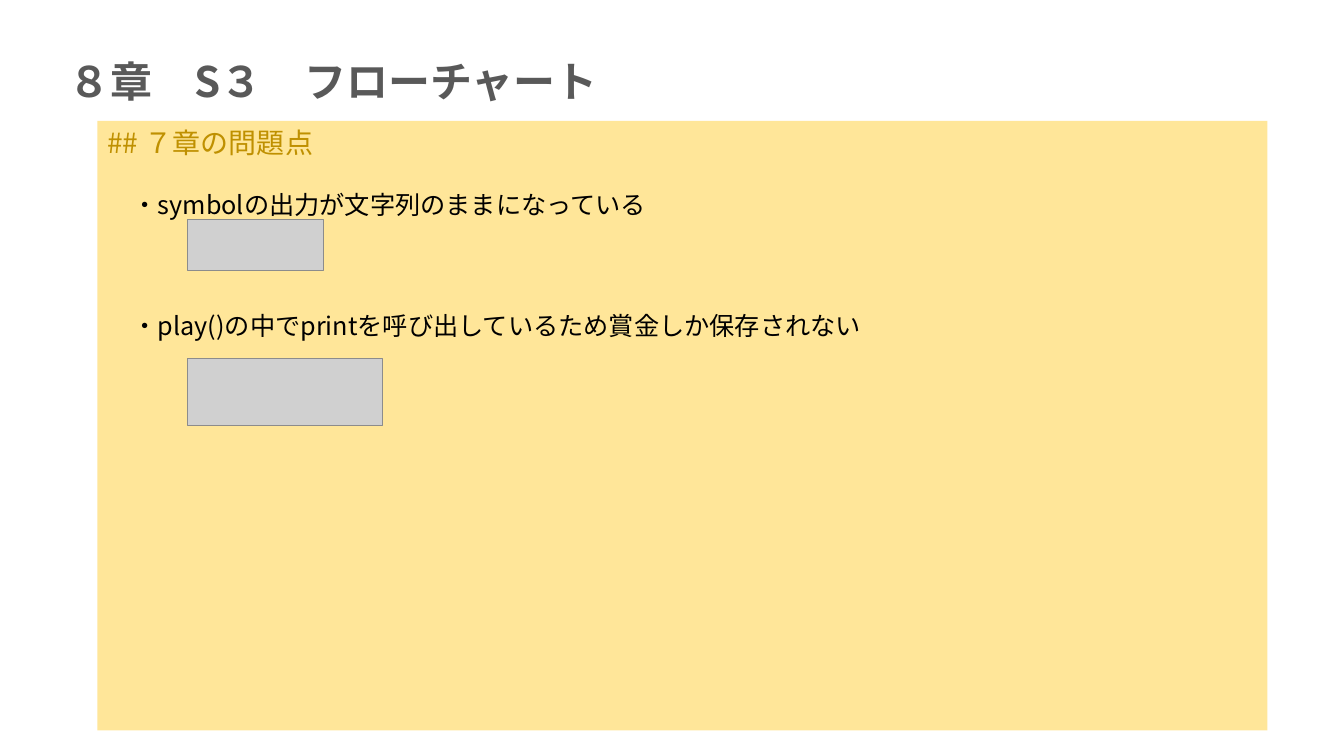
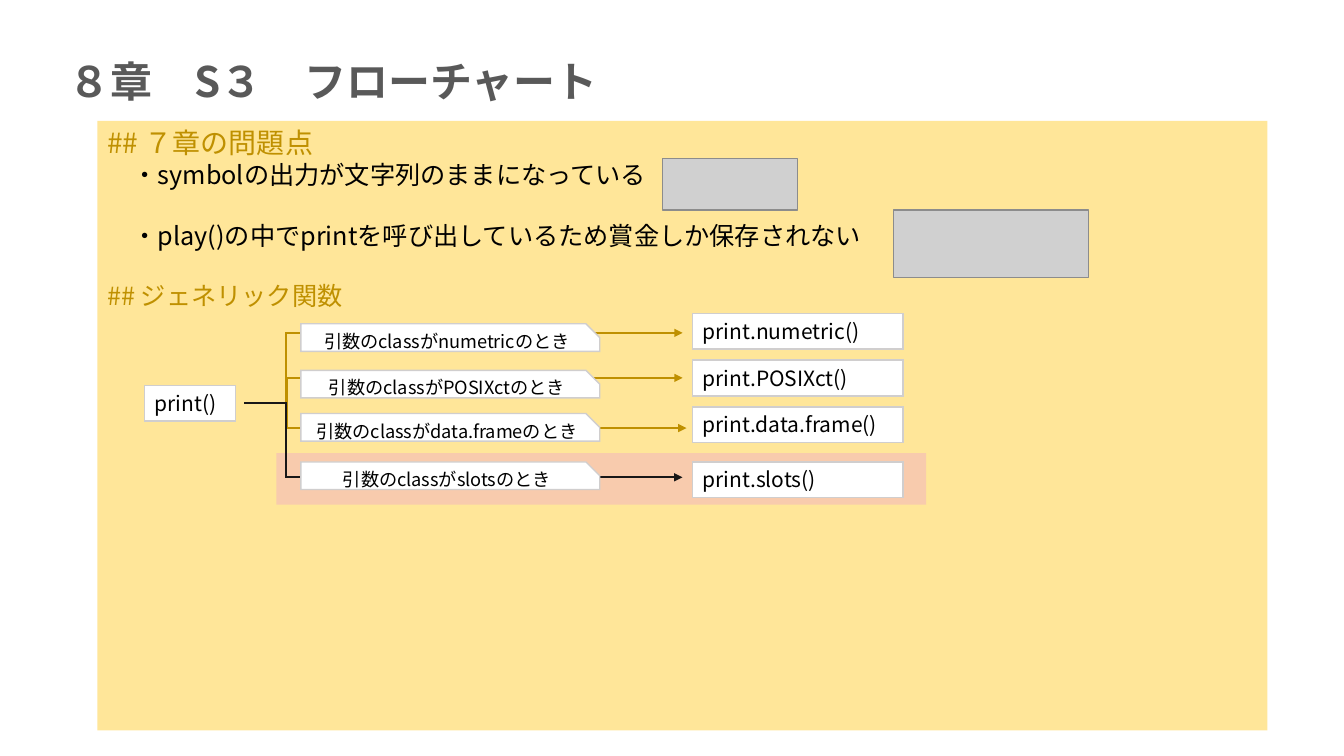
Before and after one commit to mei-517/r-practice-part3, a slide deck: slide 8 of 永井芽衣_Rpart3.pptx. Drawn at 1344x756 pixels with LibreOffice and Linux fonts; fonts in the diff are those of the drawing; grey boxes stand for pictures. Boxes give left, top, right and bottom in pixels: in the first picture for what was removed or moved away, otherwise in the second. Text is boxed around its words. In the diff, an @@ line names an element or a change of style, - is before the commit and + after.

```diff
--- a/永井芽衣_Rpart3.pptx
+++ b/永井芽衣_Rpart3.pptx
@@ picture moved from (x1=188, y1=220, x2=323, y2=271) to (x1=662, y1=158, x2=798, y2=210) @@
@@ picture moved from (x1=188, y1=359, x2=383, y2=426) to (x1=893, y1=210, x2=1089, y2=277) @@
@@ text in rectangle at (x1=141, y1=284, x2=343, y2=307): paragraph added @@
+## ジェネリック関数
@@ snip rect added at (x1=301, y1=324, x2=600, y2=351), fill #FFFFFF, outline #D0CECE 1 pt, 13 pt, text #000000 @@
+引数のclassがnumetricのとき
@@ rectangle added at (x1=693, y1=314, x2=903, y2=349), fill #FFFFFF, outline #D0CECE 1 pt, 15 pt, text #000000 @@
+print.numetric()
@@ elbow arrow added from (249, 403) to (683, 333), #BF9000 1.5 pt @@
@@ rectangle added at (x1=144, y1=385, x2=235, y2=420), fill #FFFFFF, outline #D0CECE 1 pt, 15 pt, text #000000 @@
+print()
@@ elbow arrow added from (245, 403) to (683, 378), #BF9000 1.5 pt @@
@@ snip rect added at (x1=301, y1=370, x2=600, y2=397), fill #FFFFFF, outline #D0CECE 1 pt, 13 pt, text #000000 @@
+引数のclassがPOSIXctのとき
@@ rectangle added at (x1=693, y1=360, x2=903, y2=395), fill #FFFFFF, outline #D0CECE 1 pt, 15 pt, text #000000 @@
+print.POSIXct()
@@ elbow arrow added from (245, 403) to (683, 478), #181717 1.5 pt @@
@@ elbow arrow added from (251, 403) to (687, 429), #BF9000 1.5 pt @@
@@ snip rect added at (x1=301, y1=413, x2=600, y2=441), fill #FFFFFF, outline #D0CECE 1 pt, 13 pt, text #000000 @@
+引数のclassがdata.frameのとき
@@ rectangle added at (x1=693, y1=407, x2=903, y2=443), fill #FFFFFF, outline #D0CECE 1 pt, 15 pt, text #000000 @@
+print.data.frame()
@@ rectangle added at (x1=276, y1=454, x2=927, y2=505), fill #F8CBAD @@
@@ snip rect added at (x1=301, y1=462, x2=600, y2=489), fill #FFFFFF, outline #D0CECE 1 pt, 13 pt, text #000000 @@
+引数のclassがslotsのとき
@@ rectangle added at (x1=693, y1=462, x2=903, y2=497), fill #FFFFFF, outline #D0CECE 1 pt, 15 pt, text #000000 @@
+print.slots()
```
Also in this commit, not shown: 4 other slides changed, 2 slides added, 1 other file.
